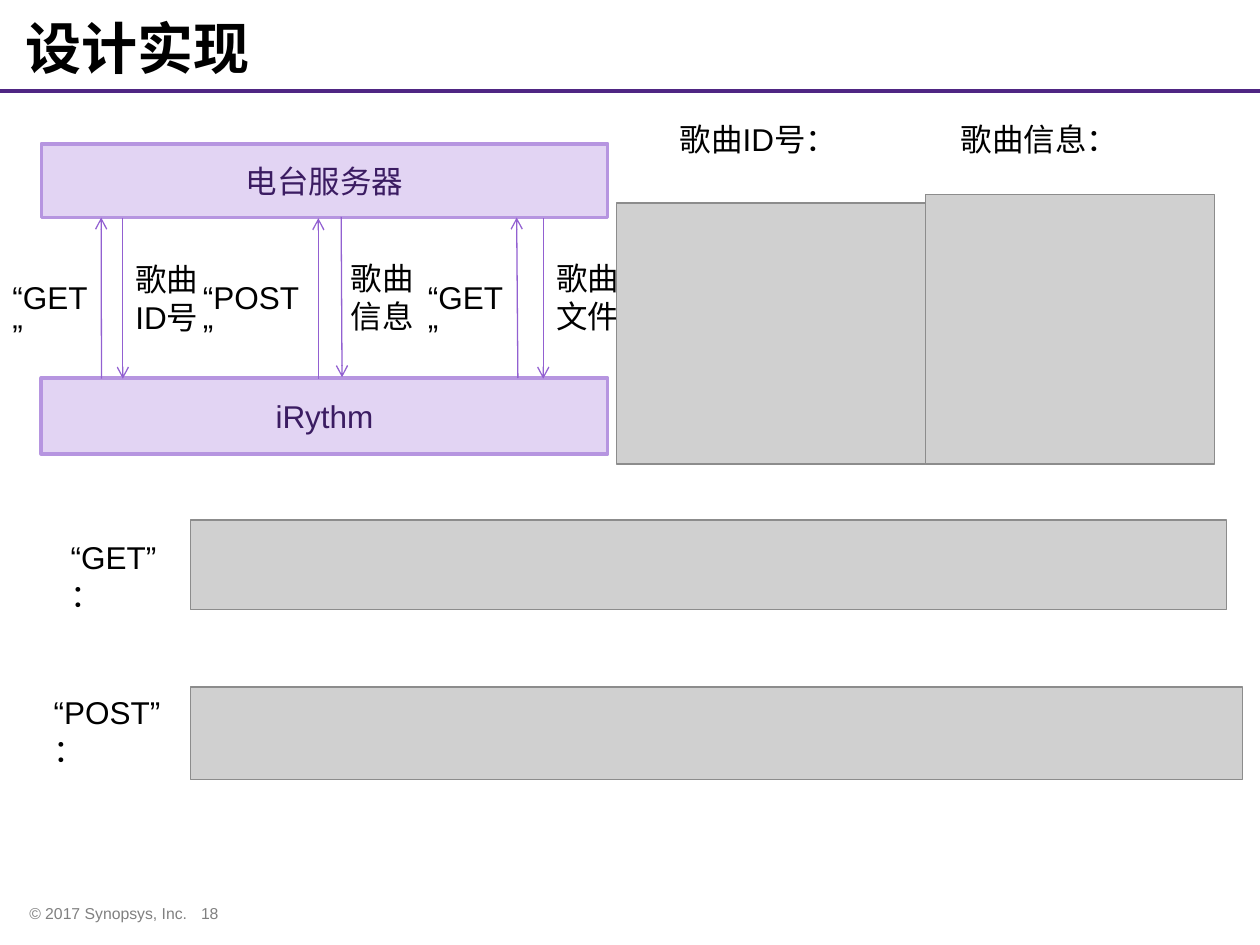
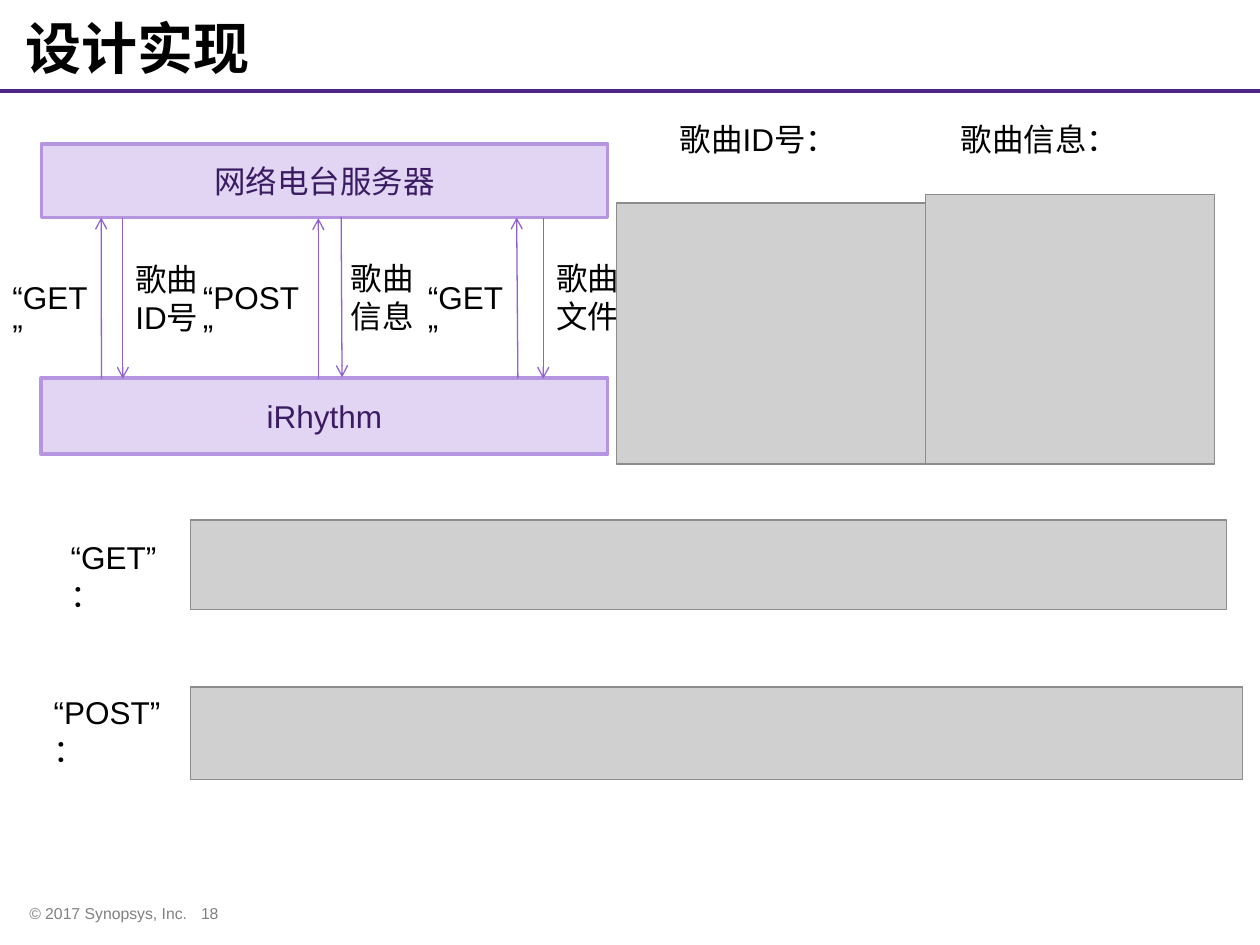
Before and after one commit to whutddk/iRhythm, a slide deck: slide 18 of doc/华智队作品展示PPT.pptx. Drawn at 1260x945 pixels with LibreOffice and Linux fonts; fonts in the diff are those of the drawing; grey boxes stand for pictures; background and template pictures are left out. Boxes give left, top, right and bottom in pixels: in the first picture for what was removed or moved away, otherwise in the second. Text is boxed around its words. In the diff, an @@ line names an element or a change of style, - is before the commit and + after.

```diff
--- a/doc/华智队作品展示PPT.pptx
+++ b/doc/华智队作品展示PPT.pptx
@@ text in rectangle at (x1=214, y1=166, x2=434, y2=196): text changed @@
-电台服务器
+网络电台服务器
@@ text in rectangle at (x1=267, y1=405, x2=382, y2=434): text changed @@
-iRythm
+iRhythm
```
Also in this commit, not shown: 5 other slides changed.
